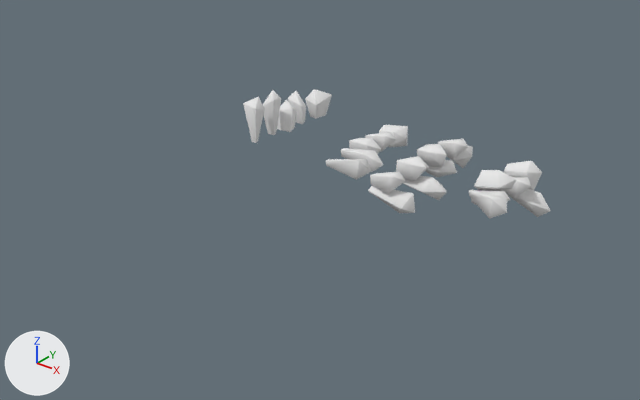
Renders of the Blender file Game/Destroyables.blend from each side of a commit.
The view is the same before and after, from a camera (50 mm lens) standing at (58.3, -69.5, 34.2) and looking at (10.1, -9.3, -3.1). The axes (+X, +Y, +Z) are drawn at lower left. The lights are the same throughout.

Names of what the first picture shows: 'Salt_Orig', 'Salt_Orig.001', 'Salt_Orig.004', 'Salt_T_1', 'Salt_T_1.001', 'Salt_T_1.002', 'Salt_T_1.003', 'Salt_T_1.004', 'Salt_T_2', 'Salt_T_2.001', 'Salt_T_2.002', 'Salt_T_2.003', 'Salt_T_3', 'Salt_T_3.001'.
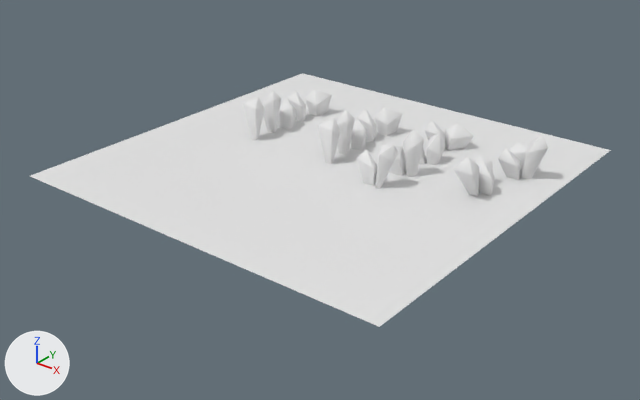
Boxes [x1, y1, x2, y2] around the edits, measured in the pictures (640 x 400 px):
'Plane.001', added: after [30, 73, 611, 327]
'Salt_T_3.001', deleted: before [469, 170, 516, 218]
'Salt_T_3', deleted: before [504, 161, 551, 217]
'Salt_3.1_T', added: after [498, 134, 548, 180]
'Salt_T_2.003', deleted: before [368, 171, 415, 213]
'Salt_3.2_T', added: after [454, 154, 495, 196]
'Salt_T_2.002', deleted: before [396, 156, 447, 200]
'Salt_2.4_T', added: after [357, 145, 398, 189]
'Salt_2.3_T', added: after [389, 129, 424, 177]
'Salt_T_2.001', deleted: before [417, 144, 457, 177]
'Salt_2.1_T', added: after [424, 120, 474, 150]
'Salt_1.5_T', added: after [318, 118, 340, 164]
'Salt_T_1.004', deleted: before [326, 159, 371, 179]
'Salt_T_2', deleted: before [438, 139, 473, 168]
'Salt_1.1_T', added: after [375, 107, 402, 136]
'Salt_1.4_T', added: after [337, 110, 355, 155]
'Salt_2.2_T', added: after [403, 133, 446, 165]
'Salt_T_1.003', deleted: before [341, 148, 383, 172]
'Salt_T_1', deleted: before [379, 125, 408, 147]
'Salt_1.3_T', added: after [349, 119, 367, 151]
'Salt_1.2_T', added: after [357, 109, 377, 142]
'Salt_T_1.002', deleted: before [349, 138, 381, 154]
'Salt_T_1.001', deleted: before [365, 132, 396, 152]

What changed in the scene script:
```text
Add me_plane_009:
    me_plane_009.from_pydata([(1.0, -1.0, 0.0), (-1.0, -1.0, 0.0), (1.0, 1.0, 0.0), (-1.0, 1.0, 0.0)], [], [(1, 0, 2, 3)])
Remove ob_salt_t_1_003:
    ob_salt_t_1_003 = bpy.data.objects.new('Salt_T_1.003', me_salt_t_001)
Remove ob_salt_t_1_002:
    ob_salt_t_1_002 = bpy.data.objects.new('Salt_T_1.002', me_salt_t_002)
Remove ob_salt_t_1_001:
    ob_salt_t_1_001 = bpy.data.objects.new('Salt_T_1.001', me_salt_t_003)
Remove ob_salt_t_1:
    ob_salt_t_1 = bpy.data.objects.new('Salt_T_1', me_salt_t_004)
Remove ob_salt_t_2_001:
    ob_salt_t_2_001 = bpy.data.objects.new('Salt_T_2.001', me_salt_t_007)
Remove ob_salt_t_2:
    ob_salt_t_2 = bpy.data.objects.new('Salt_T_2', me_salt_t_006)
Remove ob_salt_t_2_002:
    ob_salt_t_2_002 = bpy.data.objects.new('Salt_T_2.002', me_salt_t_009)
Remove ob_salt_t_2_003:
    ob_salt_t_2_003 = bpy.data.objects.new('Salt_T_2.003', me_salt_t_011)
Remove ob_salt_t_3:
    ob_salt_t_3 = bpy.data.objects.new('Salt_T_3', me_salt_t_013)
Remove ob_salt_t_3_001:
    ob_salt_t_3_001 = bpy.data.objects.new('Salt_T_3.001', me_salt_t_018)
Remove ob_salt_t_1_004:
    ob_salt_t_1_004 = bpy.data.objects.new('Salt_T_1.004', me_salt_t)
Add ob_salt_1_5_t:
    ob_salt_1_5_t = bpy.data.objects.new('Salt_1.5_T', me_salt_t_1)  # 28 vertices, 26 faces; spans x -1.32..0.63, y -0.47..1.37, z -0.28..4.38; in mat_saltcrystal (its picture is missing)
    ob_salt_1_5_t.location = (9.73, -7.31, 0.0)
Add ob_salt_3_2_t:
    ob_salt_3_2_t = bpy.data.objects.new('Salt_3.2_T', me_salt_t_3_2)  # 86 vertices, 80 faces; spans x -1.89..1.45, y -2.79..2.63, z -0.62..4.04; in mat_saltcrystal (its picture is missing)
    ob_salt_3_2_t.location = (24.17, -3.99, 0.0)
Add ob_salt_3_1_t:
    ob_salt_3_1_t = bpy.data.objects.new('Salt_3.1_T', me_salt_t_3_1)  # 84 vertices, 75 faces; spans x -1.1..3.6, y -2.58..2.03, z -0.53..4.44; in mat_saltcrystal (its picture is missing)
    ob_salt_3_1_t.location = (24.34, 2.13, 0.0)
Add ob_salt_2_4_t:
    ob_salt_2_4_t = bpy.data.objects.new('Salt_2.4_T', me_salt_t_2_4)  # 56 vertices, 51 faces; spans x -1.69..1.99, y -1.09..1.12, z -0.32..4.24; in mat_saltcrystal (its picture is missing)
    ob_salt_2_4_t.location = (16.07, -8.5, 0.0)
Add ob_salt_2_3_t:
    ob_salt_2_3_t = bpy.data.objects.new('Salt_2.3_T', me_salt_t_2_3)  # 58 vertices, 54 faces; spans x -1.91..1.8, y -1.13..1.03, z -0.55..4.56; in mat_saltcrystal (its picture is missing)
    ob_salt_2_3_t.location = (16.71, -4.73, 0.0)
Add ob_salt_2_1_t:
    ob_salt_2_1_t = bpy.data.objects.new('Salt_2.1_T', me_salt_t_2_1)  # 56 vertices, 50 faces; spans x -1.6..2.29, y -1.71..2.29, z -0.51..3.02; in mat_saltcrystal (its picture is missing)
    ob_salt_2_1_t.location = (16.55, 2.89, 0.0)
Add ob_salt_2_2_t:
    ob_salt_2_2_t = bpy.data.objects.new('Salt_2.2_T', me_salt_t_2_2)  # 58 vertices, 54 faces; spans x -2.19..1.36, y -1.57..1.46, z -0.55..2.87; in mat_saltcrystal (its picture is missing)
    ob_salt_2_2_t.location = (16.96, -1.25, 0.0)
Add ob_salt_1_1_t:
    ob_salt_1_1_t = bpy.data.objects.new('Salt_1.1_T', me_salt_t_004_1)  # 28 vertices, 25 faces; spans x -0.99..1.39, y -0.98..1.3, z -0.28..2.77; in mat_saltcrystal (its picture is missing)
    ob_salt_1_1_t.location = (9.29, 2.48, 0.0)
Add ob_salt_1_2_t:
    ob_salt_1_2_t = bpy.data.objects.new('Salt_1.2_T', me_salt_t_003_1)  # 28 vertices, 25 faces; spans x -1.21..0.7, y -0.74..0.88, z -0.28..3.11; in mat_saltcrystal (its picture is missing)
    ob_salt_1_2_t.location = (9.29, 0.0, 0.0)
Add ob_salt_1_3_t:
    ob_salt_1_3_t = bpy.data.objects.new('Salt_1.3_T', me_salt_t_002_1)  # 30 vertices, 29 faces; spans x -0.98..1.05, y -0.91..1.12, z -0.28..2.76; in mat_saltcrystal (its picture is missing)
    ob_salt_1_3_t.location = (9.29, -2.33, 0.0)
Add ob_salt_1_4_t:
    ob_salt_1_4_t = bpy.data.objects.new('Salt_1.4_T', me_salt_t_001_1)  # 28 vertices, 25 faces; spans x -0.91..0.78, y -0.83..0.84, z -0.28..4.56; in mat_saltcrystal (its picture is missing)
    ob_salt_1_4_t.location = (9.46, -4.44, 0.0)
Add ob_plane_001:
    ob_plane_001 = bpy.data.objects.new('Plane.001', me_plane_009)
    ob_plane_001.location = (9.73, -7.31, 0.0)
    ob_plane_001.scale = (20.0, 20.0, 20.0)
```
